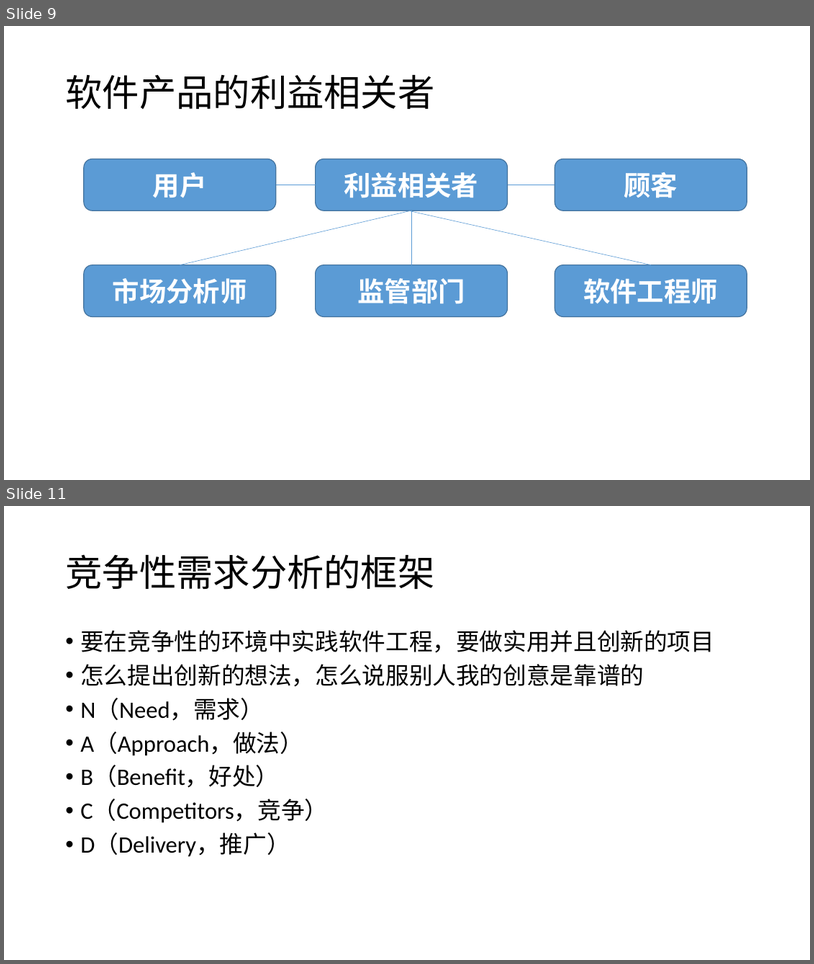
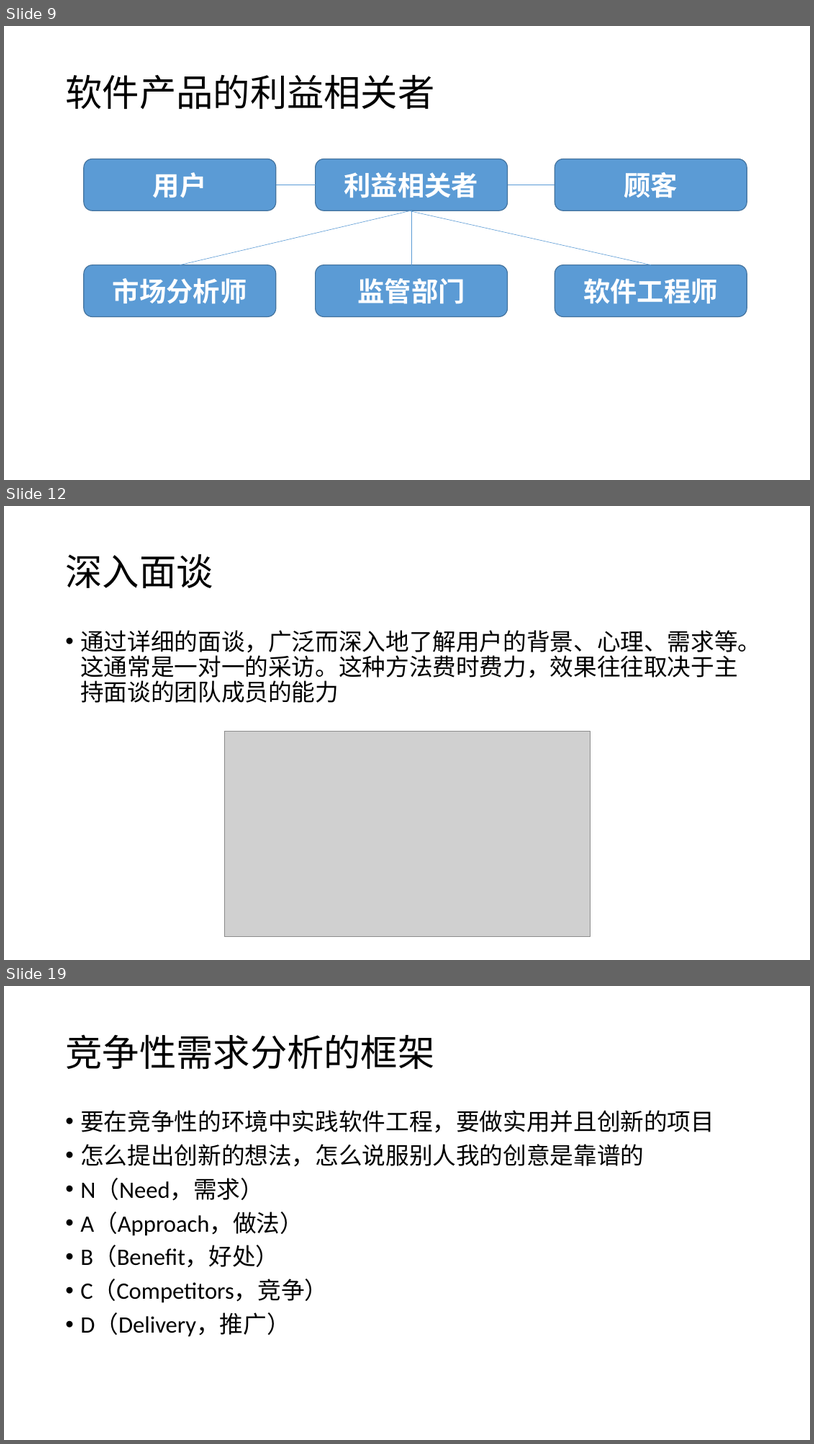
Before and after one commit to fzp1993/fzp19930803, a slide deck: 第八章.pptx. Shown one above the other, each under a label of ours: slides 9 and 11 before the commit, slides 9, 12 and 19 after it; the slides between them are not shown. The pictures are 814x964 and 814x1444 pixels, drawn with LibreOffice and Linux fonts; fonts in the diff are those of the drawing; grey boxes stand for pictures. Boxes give left, top, right and bottom in pixels: in the first picture for what was removed or moved away, otherwise in the second. Text is boxed around its words. In the diff, an @@ line names an element or a change of style, - is before the commit and + after.

```diff
--- a/第八章.pptx
+++ b/第八章.pptx
@@ slide 12 added at [4,506,810,960], background #FFFFFF @@
@@ title added at [65,554,213,588], 44 pt, text #000000 @@
+深入面谈
@@ text added at [80,630,761,703], 28 pt, text #000000 @@
+• 通过详细的面谈，广泛而深入地了解用户的背景、心理、需求等。这通常是一对一的采访。这种方法费时费力，效果往往取决于主持面谈的团队成员的能力
@@ picture added at [224,731,590,937] @@
@@ what was slide 11 is now slide 19 @@
```
Also in this commit, not shown: 1 slide changed, 11 other slides added.
